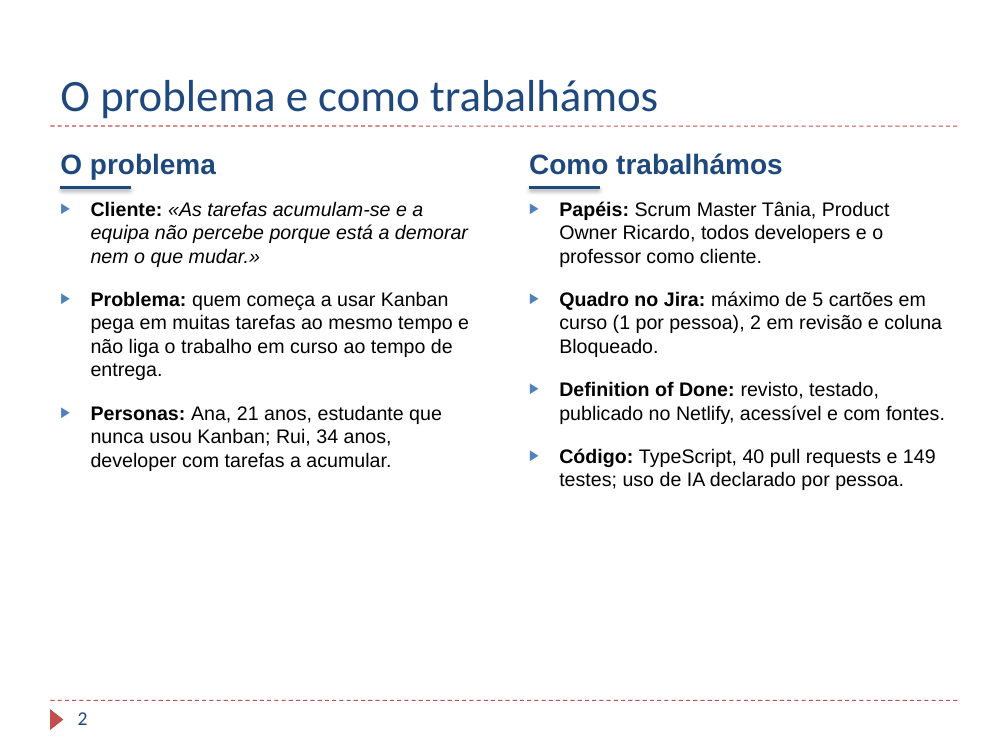
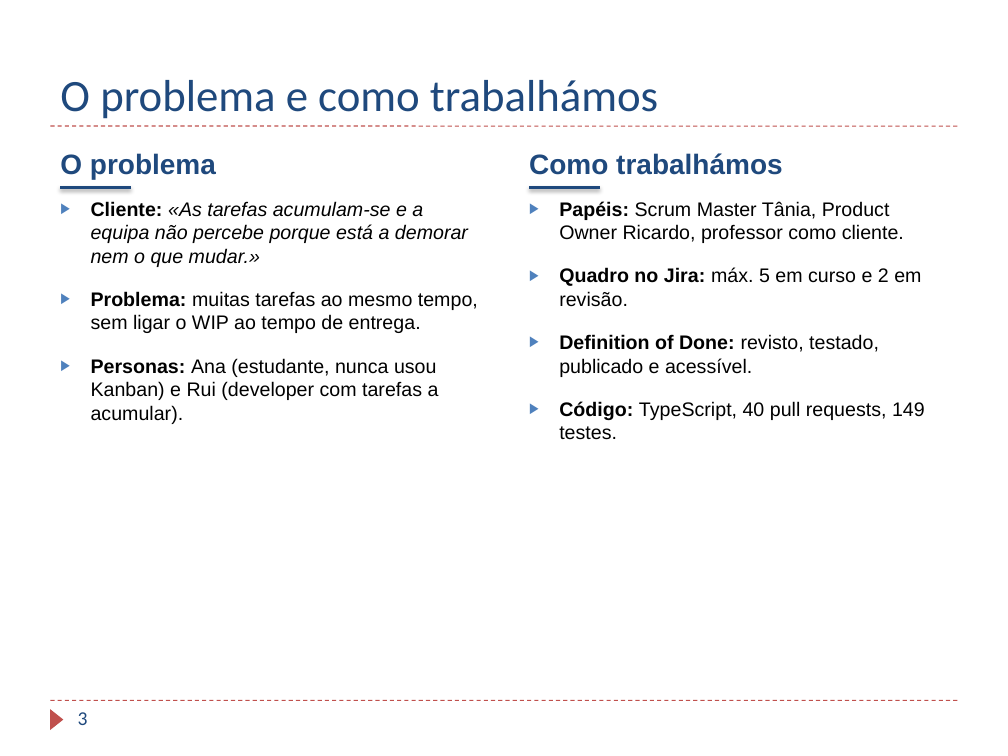
Before and after one commit to TaniaBmGuedes/MDS-TP4, a slide deck: slide 3 of entrega/07_Apresentacao_Final.pptx (slide 2 before the commit). Drawn at 1008x756 pixels with LibreOffice and Linux fonts; fonts in the diff are those of the drawing; background and template pictures are left out. Boxes give left, top, right and bottom in pixels: in the first picture for what was removed or moved away, otherwise in the second. Text is boxed around its words. In the diff, an @@ line names an element or a change of style, - is before the commit and + after.

Commit message:
Apresentação: introdução, processo com prints do Jira e do GitHub, dailies e menos texto por slide

```diff
--- a/entrega/07_Apresentacao_Final.pptx
+++ b/entrega/07_Apresentacao_Final.pptx
@@ text at (559,201,925,440): text changed @@
-▶ Papéis: Scrum Master Tânia, Product Owner Ricardo, todos developers e o professor como cliente.
-▶ Quadro no Jira: máximo de 5 cartões em curso (1 por pessoa), 2 em revisão e coluna Bloqueado.
-▶ Definition of Done: revisto, testado, publicado no Netlify, acessível e com fontes.
-▶ Código: TypeScript, 40 pull requests e 149 testes; uso de IA declarado por pessoa.
+▶ Papéis: Scrum Master Tânia, Product Owner Ricardo, professor como cliente.
+▶ Quadro no Jira: máx. 5 em curso e 2 em revisão.
+▶ Definition of Done: revisto, testado, publicado e acessível.
+▶ Código: TypeScript, 40 pull requests, 149 testes.
@@ text at (91,291,478,424): text changed @@
-▶ Problema: quem começa a usar Kanban pega em muitas tarefas ao mesmo tempo e não liga o trabalho em curso ao tempo de entrega.
-▶ Personas: Ana, 21 anos, estudante que nunca usou Kanban; Rui, 34 anos, developer com tarefas a acumular.
+▶ Problema: muitas tarefas ao mesmo tempo, sem ligar o WIP ao tempo de entrega.
+▶ Personas: Ana (estudante, nunca usou Kanban) e Rui (developer com tarefas a acumular).
@@ page number at (78,712,88,725): text changed @@
-2
+3
```
Also in this commit, not shown: 6 other slides changed, 4 slides added.
